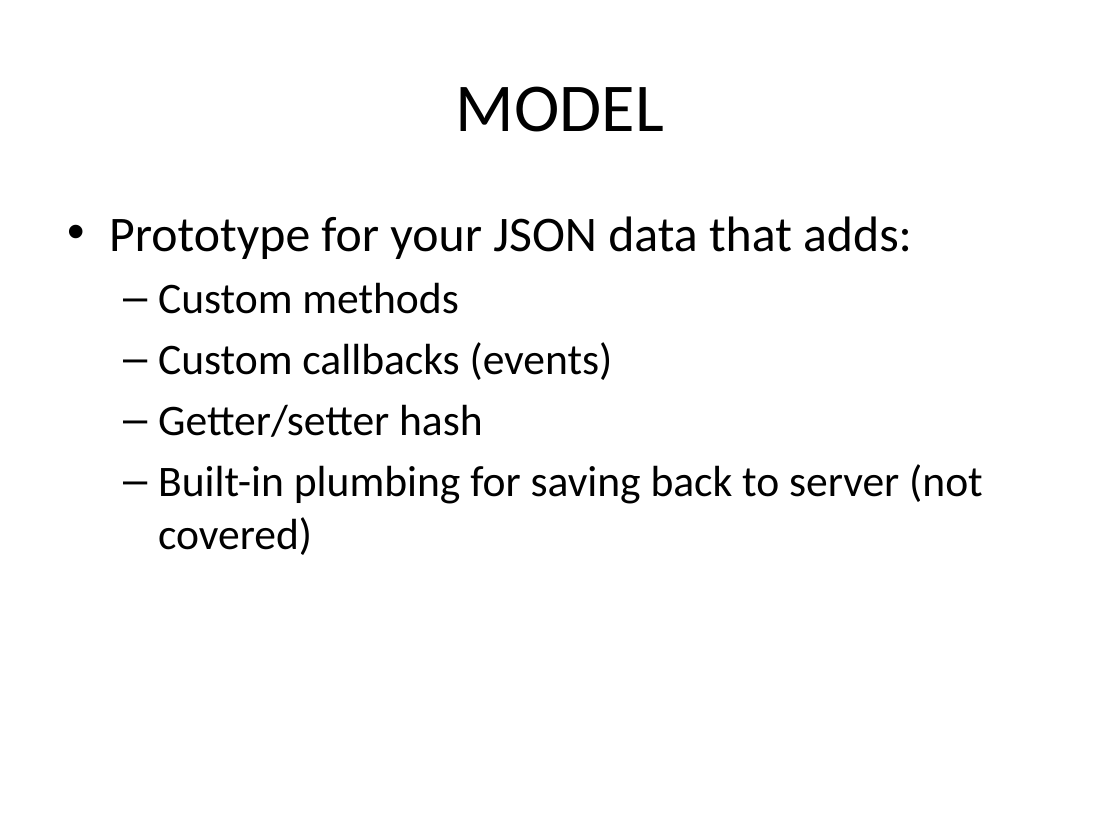
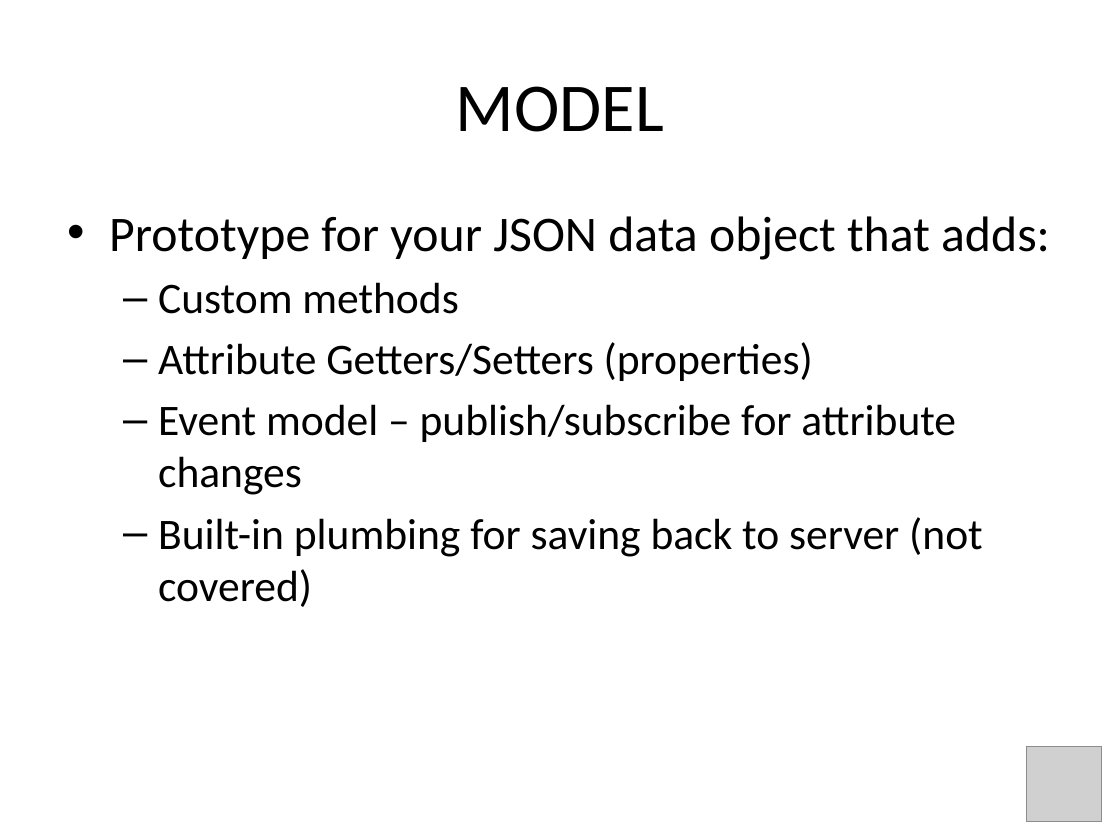
Before and after one commit to jkoynok/TechFest.BackBone, a slide deck: slide 9 of TechFest.Backbone/tf.backbone.pptx (slide 11 before the commit). Drawn at 1120x840 pixels with LibreOffice and Linux fonts; fonts in the diff are those of the drawing; grey boxes stand for pictures. Boxes give left, top, right and bottom in pixels: in the first picture for what was removed or moved away, otherwise in the second. Text is boxed around its words. In the diff, an @@ line names an element or a change of style, - is before the commit and + after.

```diff
--- a/TechFest.Backbone/tf.backbone.pptx
+++ b/TechFest.Backbone/tf.backbone.pptx
@@ text at [109, 216, 1050, 260]: text changed @@
-• Prototype for your JSON data that adds:
+• Prototype for your JSON data object that adds:
@@ text at [158, 342, 956, 495]: text changed @@
-  – Custom callbacks (events)
-  – Getter/setter hash
+  – Attribute Getters/Setters (properties)
+  – Event model – publish/subscribe for attribute changes
@@ picture added at [1027, 747, 1102, 822] @@
```
Also in this commit, not shown: 9 other slides changed, 5 slides added, 3 slides removed, 7 other files.
